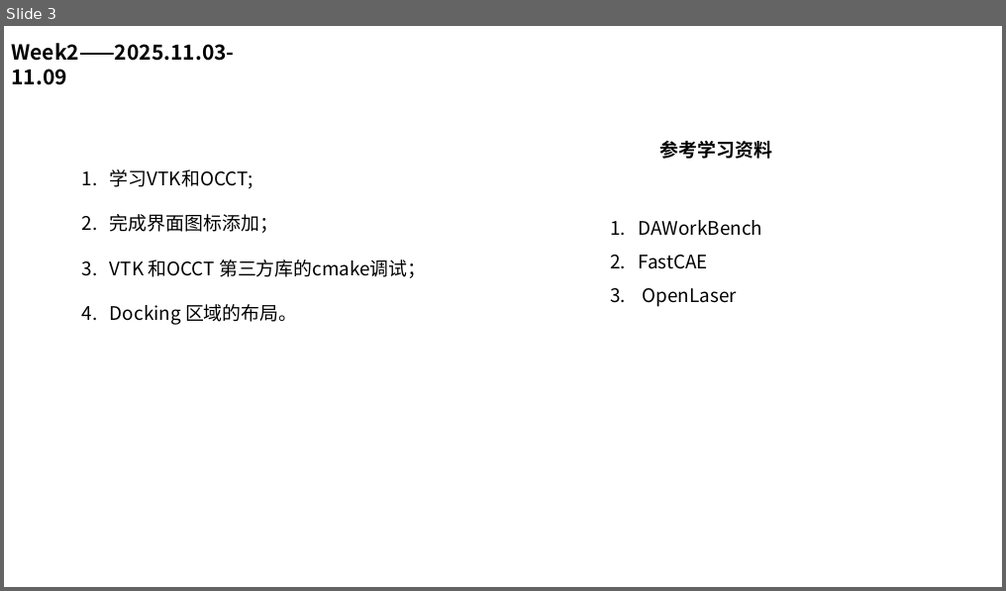
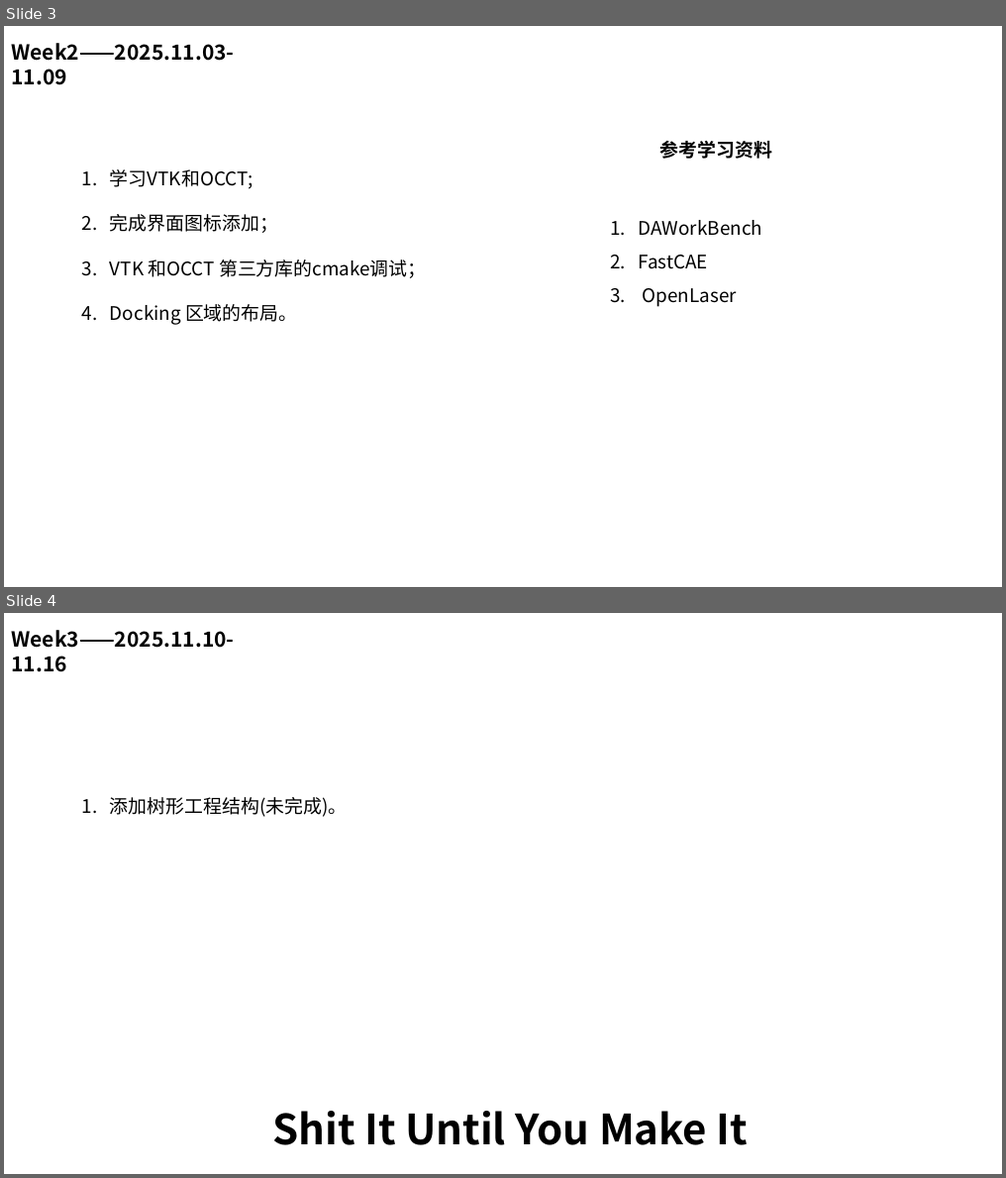
Before and after one commit to Kinvy66/freecaeworkbench, a slide deck: doc/开发进度.pptx. Shown one above the other, each under a label of ours: slide 3 before the commit, slides 3 and 4 after it. The pictures are 1006x591 and 1006x1178 pixels, drawn with LibreOffice and Linux fonts; fonts in the diff are those of the drawing. Boxes give left, top, right and bottom in pixels: in the first picture for what was removed or moved away, otherwise in the second. Text is boxed around its words. In the diff, an @@ line names an element or a change of style, - is before the commit and + after.

Commit message:
空工程树形工程结构

```diff
--- a/doc/开发进度.pptx
+++ b/doc/开发进度.pptx
@@ slide 4 added at (x1=4, y1=613, x2=1002, y2=1174), background #FFFFFF @@
@@ text added at (x1=11, y1=630, x2=234, y2=672), 20 pt, text #000000, bold @@
+Week3——2025.11.10-11.16
@@ text added at (x1=110, y1=797, x2=348, y2=817), 18 pt, text #000000 @@
+1. 添加树形工程结构(未完成)。
@@ text added at (x1=272, y1=1111, x2=748, y2=1146), 40 pt, text #000000, bold @@
+Shit It Until You Make It
```
Also in this commit, not shown: 47 other files.
